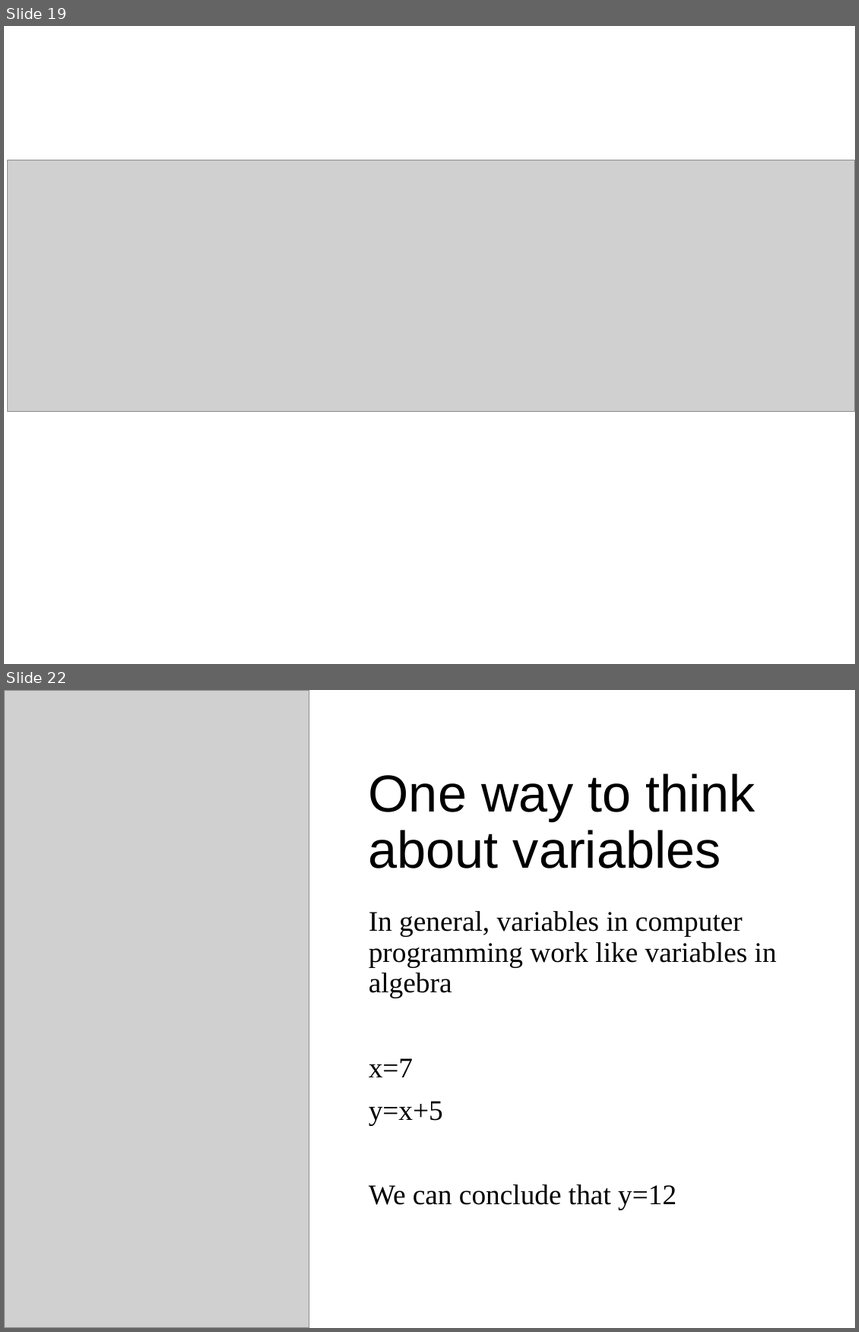
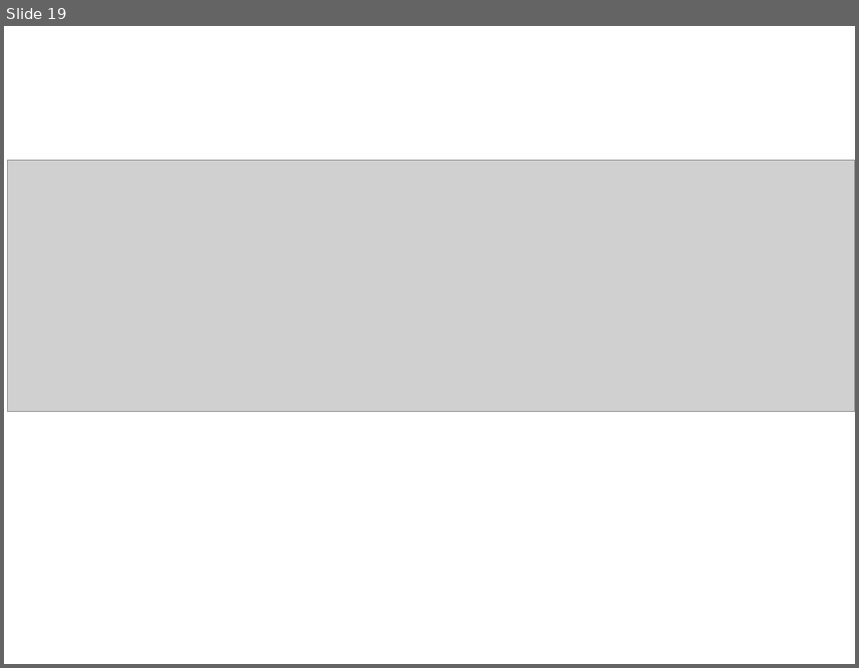
Before and after one commit to PRodriguez19/Intro-to-rnaseq, a slide deck: lectures/Lecture9-MMG232.pptx. Shown one above the other, each under a label of ours: slides 19 and 22 before the commit, slide 19 after it; the slides between them are not shown. The pictures are 859x1332 and 859x668 pixels, drawn with LibreOffice and Linux fonts; fonts in the diff are those of the drawing; grey boxes stand for pictures. Boxes give left, top, right and bottom in pixels: in the first picture for what was removed or moved away, otherwise in the second. Text is boxed around its words. In the diff, an @@ line names an element or a change of style, - is before the commit and + after.

```diff
--- a/lectures/Lecture9-MMG232.pptx
+++ b/lectures/Lecture9-MMG232.pptx
@@ slide 22 removed at bbox=[4, 690, 855, 1328], background #FFFFFF @@
@@ picture removed at bbox=[4, 690, 310, 1328] @@
@@ title removed at bbox=[369, 774, 756, 869] @@
-One way to think about variables
@@ text removed at bbox=[369, 911, 777, 1211] @@
-In general, variables in computer programming work like variables in algebra
-x=7
-y=x+5
-We can conclude that y=12
```
Also in this commit, not shown: 22 slides changed, 3 slides added, 3 other slides removed, 2 other files.
